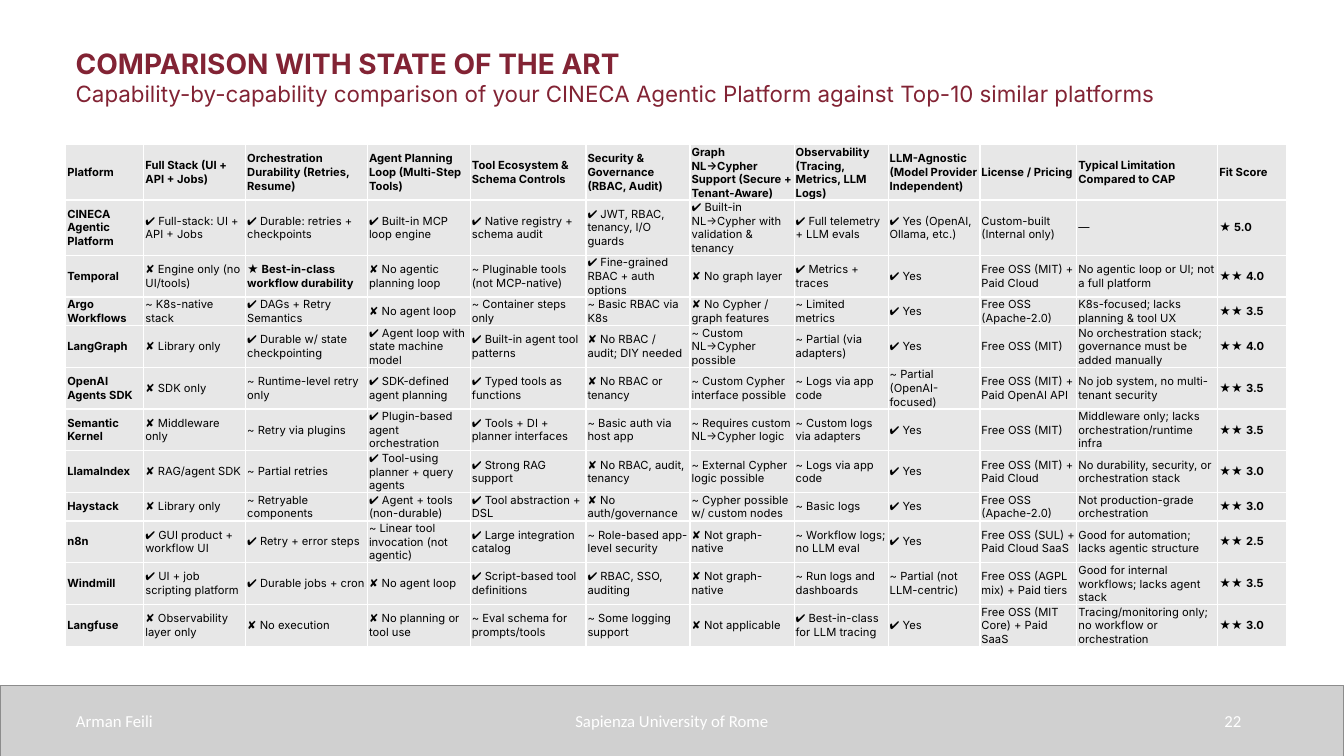
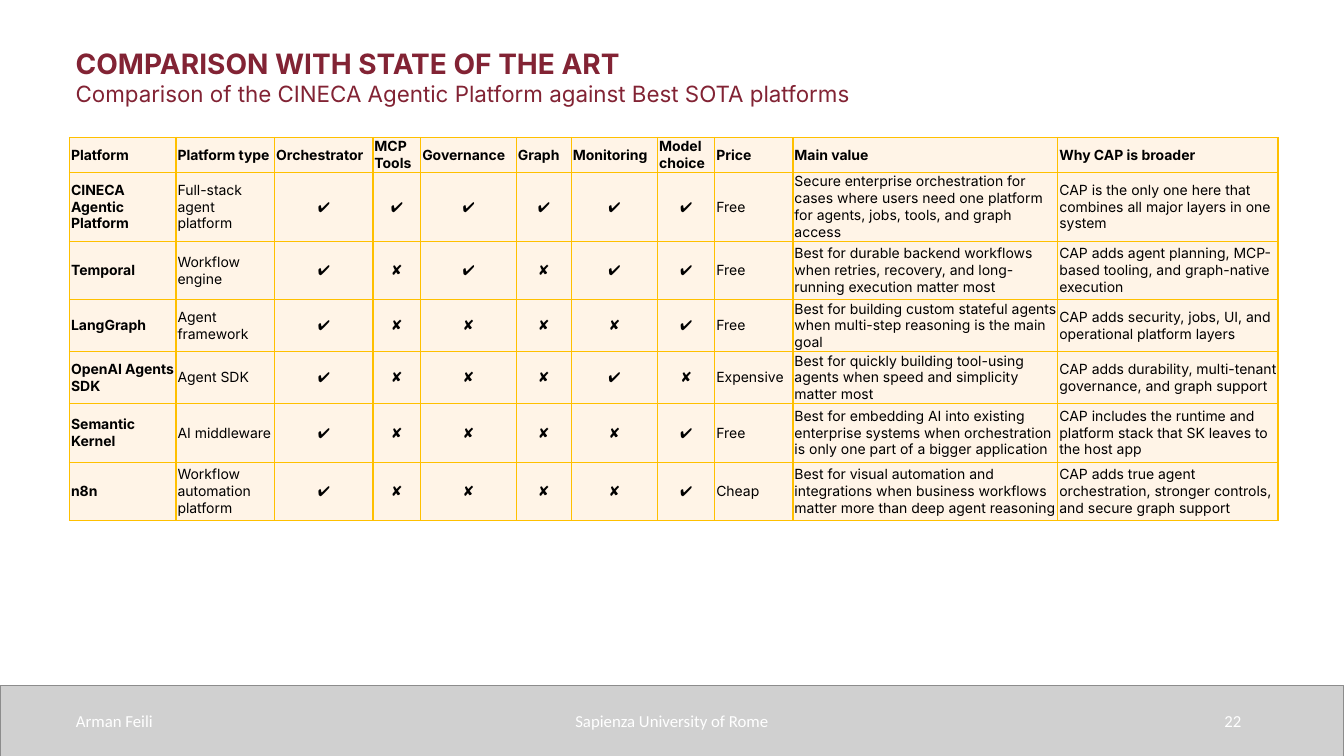
Before and after one commit to armanfeili/sapienza-msc-thesis-cineca-agentic-platform, a slide deck: slide 22 of thesis/sapthesis/Presentation/Presentation.pptx. Drawn at 1344x756 pixels with LibreOffice and Linux fonts; fonts in the diff are those of the drawing; grey boxes stand for pictures. Boxes give left, top, right and bottom in pixels: in the first picture for what was removed or moved away, otherwise in the second. Text is boxed around its words. In the diff, an @@ line names an element or a change of style, - is before the commit and + after.

Commit message:
Presentation is updated

```diff
--- a/thesis/sapthesis/Presentation/Presentation.pptx
+++ b/thesis/sapthesis/Presentation/Presentation.pptx
@@ text at box(76, 85, 849, 107): text changed @@
-Capability-by-capability comparison of your CINECA Agentic Platform against Top-10 similar platforms
+Comparison of the CINECA Agentic Platform against Best SOTA platforms
@@ table removed at box(66, 145, 1287, 647), 12 rows, 12 columns @@
-Platform | Full Stack (UI + API + Jobs) | Orchestration Durability (Retries, Resume) | Agent Planning Loop (Multi-Step Tools) | Tool Ecosystem & Schema Controls | Security & Governance (RBAC, Audit) | Graph NL→Cypher Support (Secure + Tenant-Aware) | Observability (Tracing, Metrics, LLM Logs) | LLM-Agnostic (Model Provider Independent) | License / Pricing | Typical Limitation Compared to CAP | Fit Score
-CINECA Agentic Platform | ✔ Full-stack: UI + API + Jobs | ✔ Durable: retries + checkpoints | ✔ Built-in MCP loop engine | ✔ Native registry + schema audit | ✔ JWT, RBAC, tenancy, I/O guards | ✔ Built-in NL→Cypher with validation & tenancy | ✔ Full telemetry + LLM evals | ✔ Yes (OpenAI, Ollama, etc.) | Custom-built (Internal only) | — | ★ 5.0
-Temporal | ✘ Engine only (no UI/tools) | ★ Best-in-class workflow durability | ✘ No agentic planning loop | ~ Pluginable tools (not MCP-native) | ✔ Fine-grained RBAC + auth options | ✘ No graph layer | ✔ Metrics + traces | ✔ Yes | Free OSS (MIT) + Paid Cloud | No agentic loop or UI; not a full platform | ★★ 4.0
-Argo Workflows | ~ K8s-native stack | ✔ DAGs + Retry Semantics | ✘ No agent loop | ~ Container steps only | ~ Basic RBAC via K8s | ✘ No Cypher / graph features | ~ Limited metrics | ✔ Yes | Free OSS (Apache-2.0) | K8s-focused; lacks planning & tool UX | ★★ 3.5
-LangGraph | ✘ Library only | ✔ Durable w/ state checkpointing | ✔ Agent loop with state machine model | ✔ Built-in agent tool patterns | ✘ No RBAC / audit; DIY needed | ~ Custom NL→Cypher possible | ~ Partial (via adapters) | ✔ Yes | Free OSS (MIT) | No orchestration stack; governance must be added manually | ★★ 4.0
-OpenAI Agents SDK | ✘ SDK only | ~ Runtime-level retry only | ✔ SDK-defined agent planning | ✔ Typed tools as functions | ✘ No RBAC or tenancy | ~ Custom Cypher interface possible | ~ Logs via app code | ~ Partial (OpenAI-focused) | Free OSS (MIT) + Paid OpenAI API | No job system, no multi-tenant security | ★★ 3.5
-Semantic Kernel | ✘ Middleware only | ~ Retry via plugins | ✔ Plugin-based agent orchestration | ✔ Tools + DI + planner interfaces | ~ Basic auth via host app | ~ Requires custom NL→Cypher logic | ~ Custom logs via adapters | ✔ Yes | Free OSS (MIT) | Middleware only; lacks orchestration/runtime infra | ★★ 3.5
-LlamaIndex | ✘ RAG/agent SDK | ~ Partial retries | ✔ Tool-using planner + query agents | ✔ Strong RAG support | ✘ No RBAC, audit, tenancy | ~ External Cypher logic possible | ~ Logs via app code | ✔ Yes | Free OSS (MIT) + Paid Cloud | No durability, security, or orchestration stack | ★★ 3.0
-Haystack | ✘ Library only | ~ Retryable components | ✔ Agent + tools (non-durable) | ✔ Tool abstraction + DSL | ✘ No auth/governance | ~ Cypher possible w/ custom nodes | ~ Basic logs | ✔ Yes | Free OSS (Apache-2.0) | Not production-grade orchestration | ★★ 3.0
-n8n | ✔ GUI product + workflow UI | ✔ Retry + error steps | ~ Linear tool invocation (not agentic) | ✔ Large integration catalog | ~ Role-based app-level security | ✘ Not graph-native | ~ Workflow logs; no LLM eval | ✔ Yes | Free OSS (SUL) + Paid Cloud SaaS | Good for automation; lacks agentic structure | ★★ 2.5
-Windmill | ✔ UI + job scripting platform | ✔ Durable jobs + cron | ✘ No agent loop | ✔ Script-based tool definitions | ✔ RBAC, SSO, auditing | ✘ Not graph-native | ~ Run logs and dashboards | ~ Partial (not LLM-centric) | Free OSS (AGPL mix) + Paid tiers | Good for internal workflows; lacks agent stack | ★★ 3.5
-Langfuse | ✘ Observability layer only | ✘ No execution | ✘ No planning or tool use | ~ Eval schema for prompts/tools | ~ Some logging support | ✘ Not applicable | ✔ Best-in-class for LLM tracing | ✔ Yes | Free OSS (MIT Core) + Paid SaaS | Tracing/monitoring only; no workflow or orchestration | ★★ 3.0
@@ table added at box(70, 137, 1279, 530), 7 rows, 11 columns @@
+Platform | Platform type | Orchestrator | MCP Tools | Governance | Graph | Monitoring | Model choice | Price | Main value | Why CAP is broader
+CINECA Agentic Platform | Full-stack agent platform | ✔ | ✔ | ✔ | ✔ | ✔ | ✔ | Free | Secure enterprise orchestration for cases where users need one platform for agents, jobs, tools, and graph access | CAP is the only one here that combines all major layers in one system
+Temporal | Workflow engine | ✔ | ✘ | ✔ | ✘ | ✔ | ✔ | Free | Best for durable backend workflows when retries, recovery, and long-running execution matter most | CAP adds agent planning, MCP-based tooling, and graph-native execution
+LangGraph | Agent framework | ✔ | ✘ | ✘ | ✘ | ✘ | ✔ | Free | Best for building custom stateful agents when multi-step reasoning is the main goal | CAP adds security, jobs, UI, and operational platform layers
+OpenAI Agents SDK | Agent SDK | ✔ | ✘ | ✘ | ✘ | ✔ | ✘ | Expensive | Best for quickly building tool-using agents when speed and simplicity matter most | CAP adds durability, multi-tenant governance, and graph support
+Semantic Kernel | AI middleware | ✔ | ✘ | ✘ | ✘ | ✘ | ✔ | Free | Best for embedding AI into existing enterprise systems when orchestration is only one part of a bigger application | CAP includes the runtime and platform stack that SK leaves to the host app
+n8n | Workflow automation platform | ✔ | ✘ | ✘ | ✘ | ✘ | ✔ | Cheap | Best for visual automation and integrations when business workflows matter more than deep agent reasoning | CAP adds true agent orchestration, stronger controls, and secure graph support
```
Also in this commit, not shown: 4 other slides changed, 2 other files.
